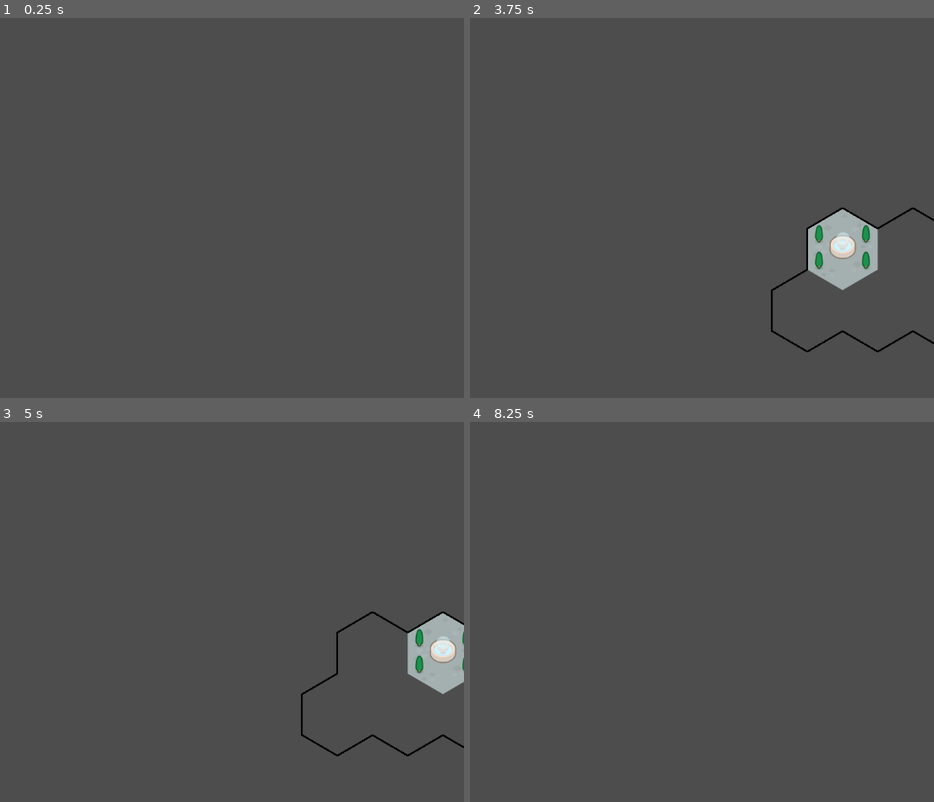
Above: before the commit, frames 1-4 (two rows, left to right).
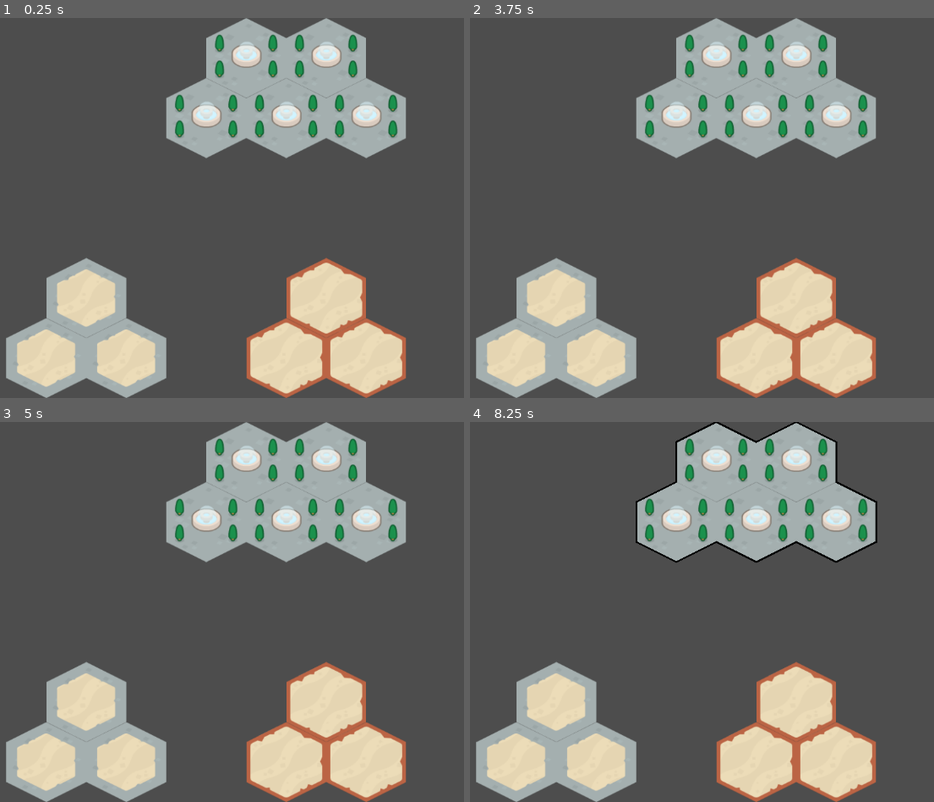
Above: after the commit, the same moments.

Repository: MagnusLucas/Dungeon-Boarder
Game: Godot game, scene res://scenes/hex_shape_container/hex_shape_container.tscn
Two runs of this game, one before a commit and one after it. Both use one fixed random seed, a clock stepped at 60 frames per second and the inputs below. The project has no main scene, so this scene is started directly.
Inputs (mouse positions are in pixels of both pictures, inside the frame that each line leads up to):
- Up to frame 1 (0.25 s): no input
- Up to frame 2 (3.75 s): tap Enter at 0.5, 2, 3.5 s; move the mouse to (739, 208) at 0.52 s; tap Space at 1.25, 2.75 s; move the mouse to (808, 208) at 1.27 s; move the mouse to (878, 208) at 2.02 s; move the mouse to (771, 268) at 2.77 s; move the mouse to (841, 268) at 3.52 s
- Up to frame 3 (5 s): tap Space at 4.25 s; move the mouse to (440, 672) at 4.27 s
- Up to frame 4 (8.25 s): move the mouse to (632, 612) at 5.02 s; move the mouse to (493, 517) at 5.77 s; move the mouse to (743, 593) at 6.52 s; move the mouse to (outside the picture) at 7.27 s; move the mouse to (664, 528) at 8.02 s

The runs differ from the first frame. In frame 1, 30% of the frame differs, in the area x 1-88%, y 0-100%; in frame 2, 33%, in the area x 1-100%, y 0-100%; in frame 3, 32%; in frame 4, 30%.

Commit message:
HexShapeContainer working with Characters and somewhat with map
I scale the map, which kinda sucks. I don't know how to fix this
yet :<

Diff:
--- a/data/hex/hex.gd
+++ b/data/hex/hex.gd
@@ -81,6 +81,6 @@
 		if pos.y < min_y: min_y = pos.y
 		if pos.y  + hex_size.y > max_y: max_y = pos.y + hex_size.y
 
-	var size := Vector2(max_x - min_x, max_y - min_y) * hex_size
+	var size := Vector2(max_x - min_x, max_y - min_y)
 	var position := Vector2(min_x, min_y)
 	return Rect2(position, size)
--- a/scenes/character/character.gd
+++ b/scenes/character/character.gd
@@ -1,4 +1,3 @@
-@tool
 class_name Character
 extends Node2D
 
@@ -15,25 +14,40 @@
 	collider.mouse_exited.connect(boarder_drawer.queue_free)
 
 
-func set_character(new_character: CharacterData) -> void:
-	character_data = new_character
+func _clear_children() -> void:
+	var old_children = []
+	collider = null
+	textures = []
+	for child in get_children():
+		old_children.append(child)
+		remove_child(child)
+	old_children.all(func(child): child.queue_free())
 
-	set_collider()
 
-	for hex_coords in new_character.get_hex_coordinates():
-		var texture := CharacterHexTexture.new(new_character, size)
+func _set_textures() -> void:
+	for hex_coords in character_data.get_hex_coordinates():
+		var texture := CharacterHexTexture.new(character_data, size)
 		add_child(texture)
 		texture.position = Hex.get_hex_position(hex_coords, size)
 
 
-func set_collider() -> void:
-	if collider:
-		collider.free()
-
+func _set_collider() -> void:
 	collider = HexCollider.new(character_data.shape, size, size/2)
 	collider.mouse_entered.connect(_on_collider_mouse_entered)
 	add_child(collider)
 
 
+func set_character(new_character: CharacterData) -> void:
+	character_data = new_character
+	_clear_children()
+	_set_collider()
+	_set_textures()
+
+
+func set_hex_size(new_size: Vector2) -> void:
+	size = new_size
+	set_character(character_data)
+
+
 func get_shape() -> HexShape:
 	return character_data.shape
--- a/scenes/hex_shape_container/hex_shape_container.gd
+++ b/scenes/hex_shape_container/hex_shape_container.gd
@@ -1,8 +1,11 @@
-@tool
 class_name HexShapeContainer
 extends Container
 
-@export var min_hex_tile_size: Vector2
+@export var min_hex_tile_size: Vector2:
+	set(value):
+		min_hex_tile_size = value
+		for child in get_children():
+			_set_child_position(child, child.get_shape())
 @export var fill_size: bool
 
 
@@ -17,12 +20,20 @@
 		_set_child_position(child, (child as Character).get_shape())
 
 
+func _set_hex_size_when_ready(child: Node, hex_size: Vector2) -> void:
+	if child.is_node_ready():
+		child.set_hex_size(hex_size)
+	else:
+		child.ready.connect(child.set_hex_size.bind(hex_size))
+
+
 func _set_child_position(child: Node2D, shape: HexShape) -> void:
 	var min_board := Hex.get_px_span(shape.hex_coordinates, min_hex_tile_size)
 	custom_minimum_size = min_board.size
 
 	if !fill_size:
-		child.position = size/2 + min_board.position
+		child.position = size/2 + min_board.position - min_board.size / 2
+		_set_hex_size_when_ready(child, min_hex_tile_size)
 		return
 
 	var max_board_scale := size / min_board.size
@@ -32,4 +43,5 @@
 
 	var max_hex_tile_size := max_board_scale * min_hex_tile_size
 	var max_board := Hex.get_px_span(shape.hex_coordinates, max_hex_tile_size)
-	child.position = size/2 + max_board.position
+	child.position = size/2 + max_board.position - max_board.size / 2
+	_set_hex_size_when_ready(child, max_hex_tile_size)
--- a/scenes/hex_shape_container/hex_shape_container.tscn
+++ b/scenes/hex_shape_container/hex_shape_container.tscn
@@ -10,5 +10,7 @@
 grow_horizontal = 2
 grow_vertical = 2
 script = ExtResource("1_7dq8g")
+min_hex_tile_size = Vector2(50, 50)
+fill_size = true
 
 [node name="Map" parent="." unique_id=529501660 instance=ExtResource("2_8lmdb")]
--- a/scenes/map/map.gd
+++ b/scenes/map/map.gd
@@ -1,5 +1,5 @@
 class_name Map
-extends Node
+extends Node2D
 
 @export var map_data: MapData
 
@@ -18,3 +18,7 @@
 
 func get_shape() -> HexShape:
 	return map_data.get_joined_shape()
+
+
+func set_hex_size(new_size: Vector2) -> void:
+	scale = new_size / Vector2(hover_layer.tile_set.tile_size)
--- a/scenes/map/map.tscn
+++ b/scenes/map/map.tscn
@@ -38,7 +38,6 @@
 map_data = ExtResource("2_ph54e")
 
 [node name="TileLayer" type="TileMapLayer" parent="." unique_id=274058884]
-visible = false
 tile_set = SubResource("TileSet_e0an3")
 
 [node name="HoverLayer" type="TileMapLayer" parent="." unique_id=291463951]
